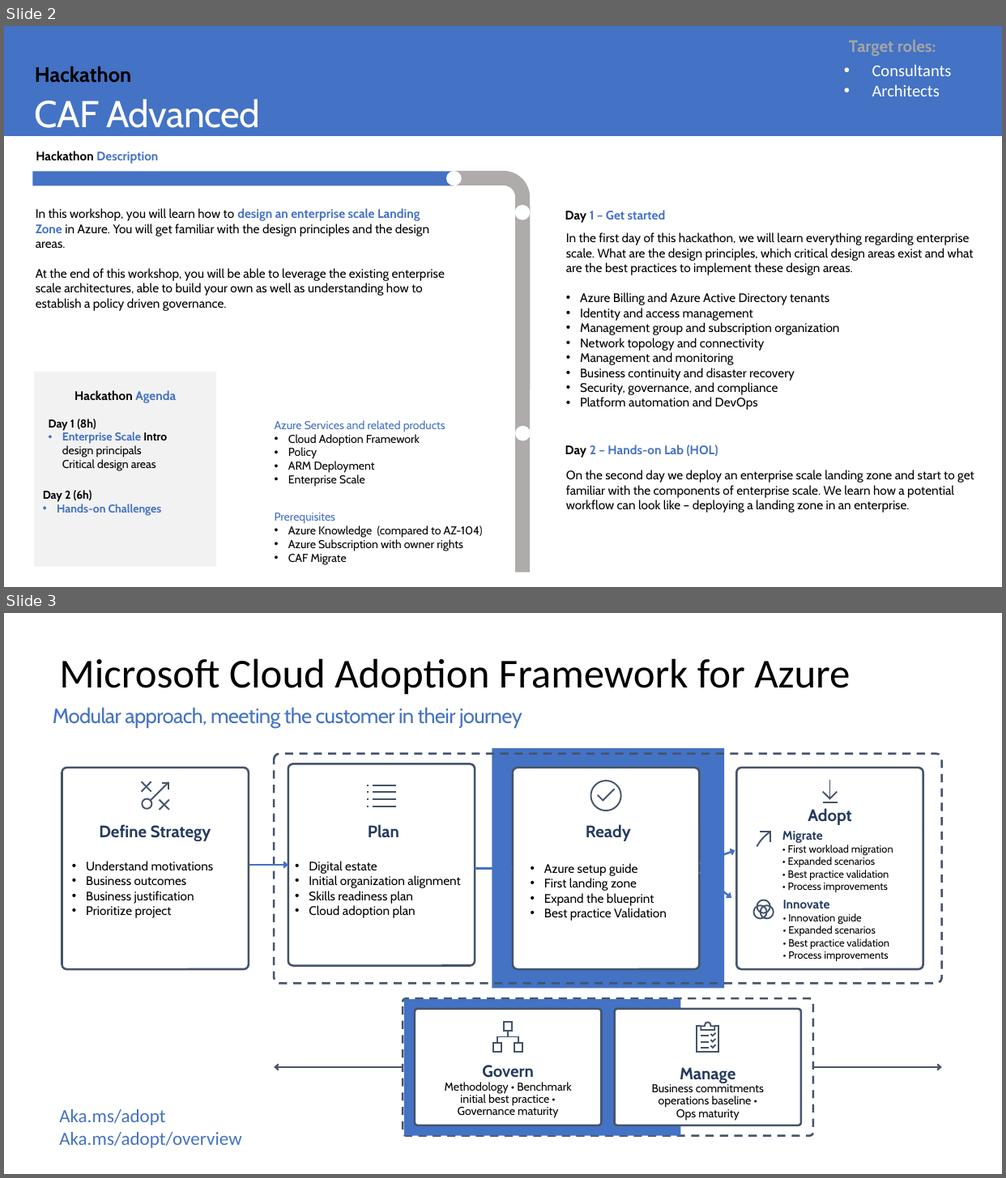
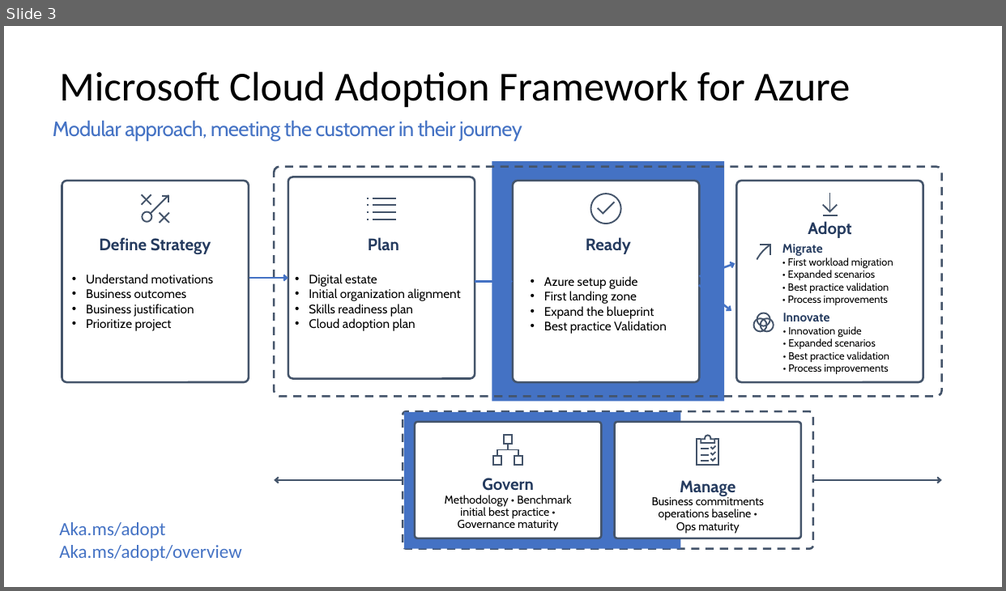
Before and after one commit to jonathan-vella/what-the-caf, a slide deck: learning_path_modules/04_ALZ_Accelerator/00_ALZ_Accelerator_Agenda.pptx. Shown one above the other, each under a label of ours: slides 2 and 3 before the commit, slide 3 after it. The pictures are 1006x1178 and 1006x591 pixels, drawn with LibreOffice and Linux fonts; fonts in the diff are those of the drawing. Boxes give left, top, right and bottom in pixels: in the first picture for what was removed or moved away, otherwise in the second. Text is boxed around its words. In the diff, an @@ line names an element or a change of style, - is before the commit and + after.

```diff
--- a/learning_path_modules/04_ALZ_Accelerator/00_ALZ_Accelerator_Agenda.pptx
+++ b/learning_path_modules/04_ALZ_Accelerator/00_ALZ_Accelerator_Agenda.pptx
@@ slide 2 removed at <box>4,26,1002,587</box>, background #FFFFFF @@
@@ rectangle removed at <box>4,26,1002,136</box> @@
@@ text removed at <box>849,40,936,56</box> @@
-Target roles:
@@ text removed at <box>35,66,131,83</box> @@
-Hackathon
@@ text removed at <box>872,64,952,96</box> @@
-• Consultants
-• Architects
@@ text removed at <box>34,99,260,128</box> @@
-CAF Advanced
@@ rectangle removed at <box>32,171,454,186</box> @@
@@ text removed at <box>36,151,158,164</box> @@
-Hackathon Description
@@ ellipse removed at <box>7,192,23,207</box> @@
@@ text removed at <box>36,208,445,311</box> @@
-In this workshop, you will learn how to design an enterprise scale Landing Zone in Azure. You will get familiar with the design principles and the design areas.
-At the end of this workshop, you will be able to leverage the existing enterprise scale architectures, able to build your own as well as understanding how to establish a policy driven governance.
@@ group removed at <box>446,171,558,389</box>: 2 rectangles, 1 bent arrow, 1 ellipse @@
@@ ellipse removed at <box>514,205,530,220</box> @@
@@ text removed at <box>565,210,666,223</box> @@
-Day 1 – Get started
@@ text removed at <box>566,233,974,410</box> @@
-In the first day of this hackathon, we will learn everything regarding enterprise scale. What are the design principles, which critical design areas exist and what are the best practices to implement these design areas.
-• Azure Billing and Azure Active Directory tenants
-• Identity and access management
-• Management group and subscription organization
-• Network topology and connectivity
-• Management and monitoring
-• Business continuity and disaster recovery
-• Security, governance, and compliance
-• Platform automation and DevOps
@@ rectangle removed at <box>34,372,216,567</box> @@
@@ rectangle removed at <box>514,389,530,572</box> @@
@@ text removed at <box>74,390,176,403</box> @@
-Hackathon Agenda
@@ text removed at <box>49,419,167,472</box> @@
-Day 1 (8h)
-• Enterprise Scale Intro
-  design principals
-  Critical design areas
@@ text removed at <box>275,420,445,487</box> @@
-Azure Services and related products
-• Cloud Adoption Framework
-• Policy
-• ARM Deployment
-• Enterprise Scale
@@ ellipse removed at <box>515,426,530,442</box> @@
@@ text removed at <box>565,445,718,458</box> @@
-Day 2 – Hands-on Lab (HOL)
@@ text removed at <box>566,470,974,513</box> @@
-On the second day we deploy an enterprise scale landing zone and start to get familiar with the components of enterprise scale. We learn how a potential workflow can look like – deploying a landing zone in an enterprise.
@@ text removed at <box>43,490,162,516</box> @@
-Day 2 (6h)
-• Hands-on Challenges
@@ text removed at <box>275,513,483,565</box> @@
-Prerequisites
-• Azure Knowledge (compared to AZ-104)
-• Azure Subscription with owner rights
-• CAF Migrate
```
Also in this commit, not shown: 5 slides changed, 4 slides added, 1 other slide removed, 8 other files.
